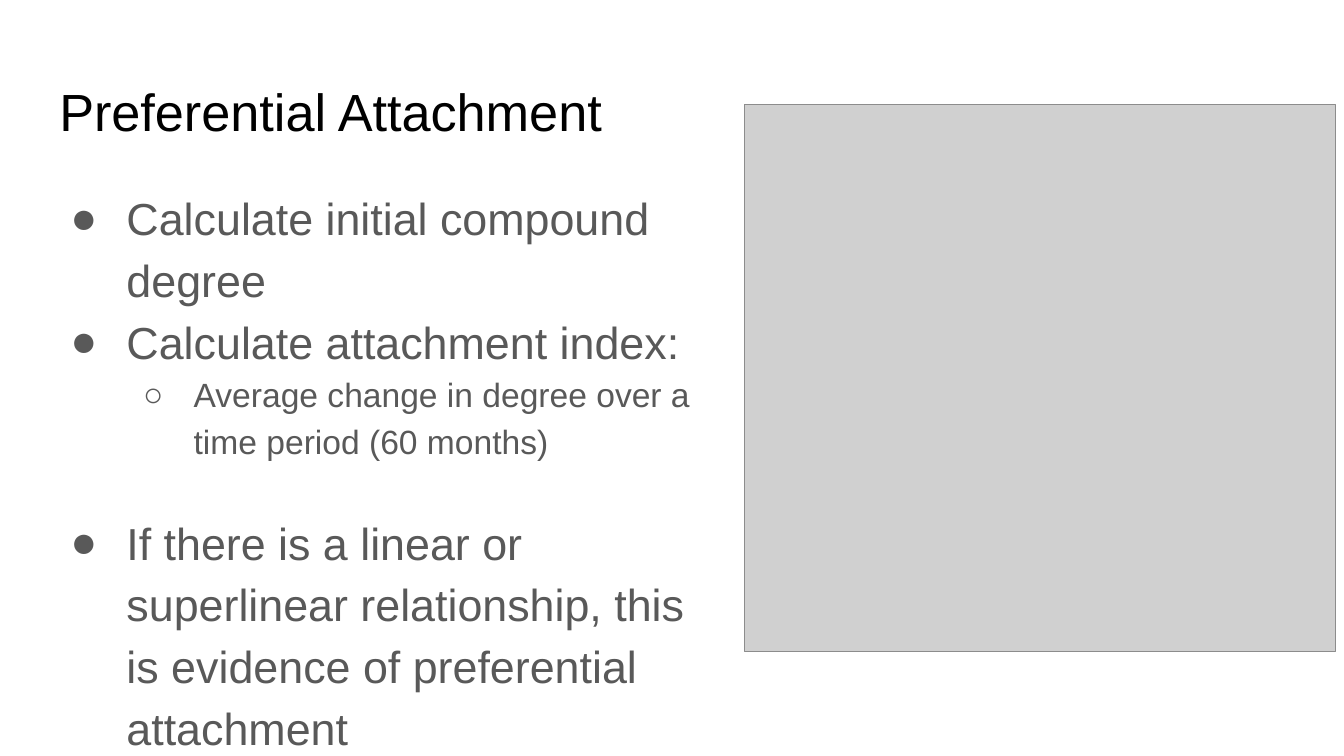
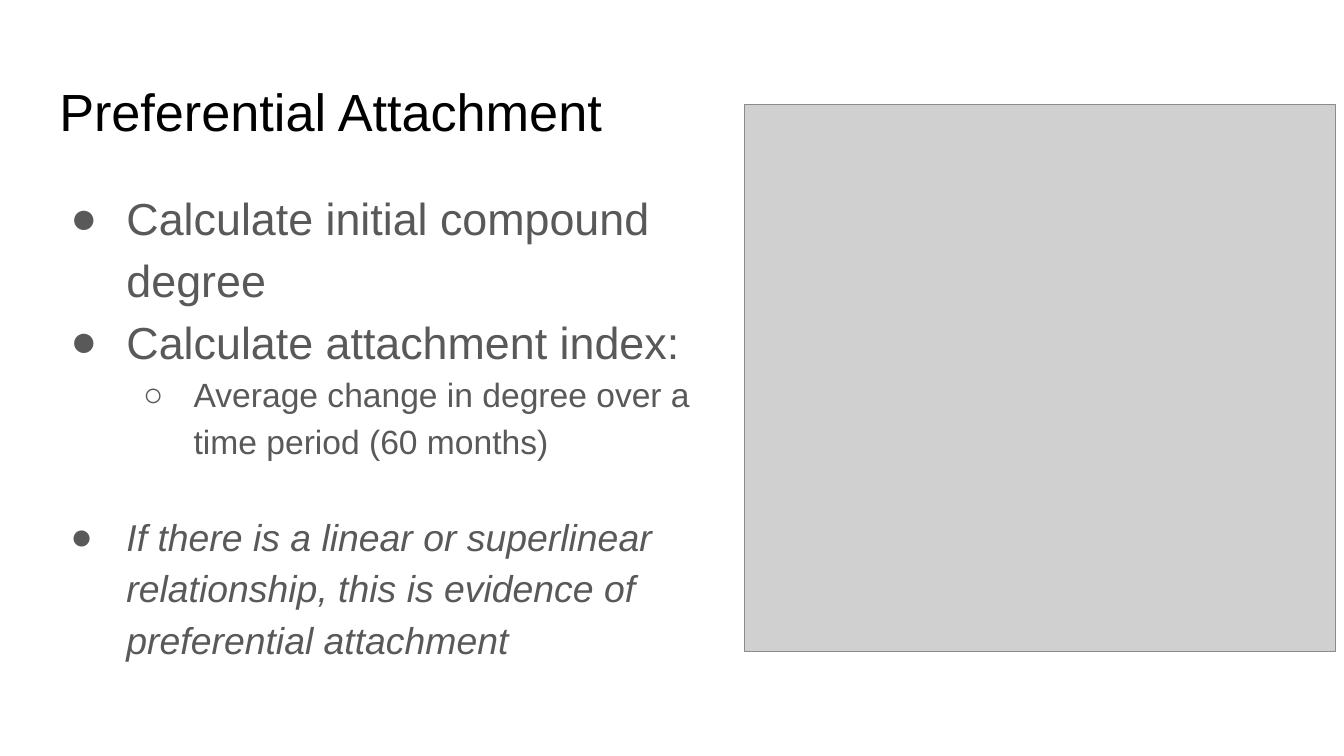
Before and after one commit to ELIFE-ASU/Patents, a slide deck: slide 15 of Presentations/0719 Patent Chemistry.pptx. Drawn at 1344x756 pixels with LibreOffice and Linux fonts; fonts in the diff are those of the drawing; grey boxes stand for pictures. Boxes give left, top, right and bottom in pixels: in the first picture for what was removed or moved away, otherwise in the second. Text is boxed around its words. In the diff, an @@ line names an element or a change of style, - is before the commit and + after.

```diff
--- a/Presentations/0719 Patent Chemistry.pptx
+++ b/Presentations/0719 Patent Chemistry.pptx
@@ text at <box>126,524,652,662</box>: size 24 to 20 pt, italic on in "If there is a linear or superlinear ..." @@
```
Also in this commit, not shown: 5 other slides changed, 1 other file.
